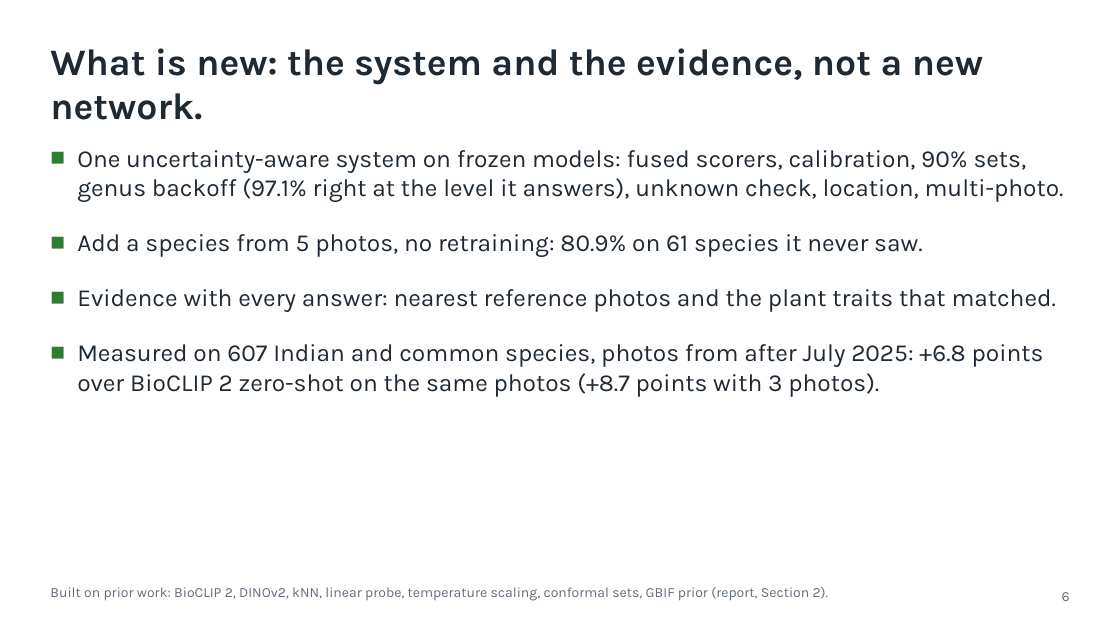
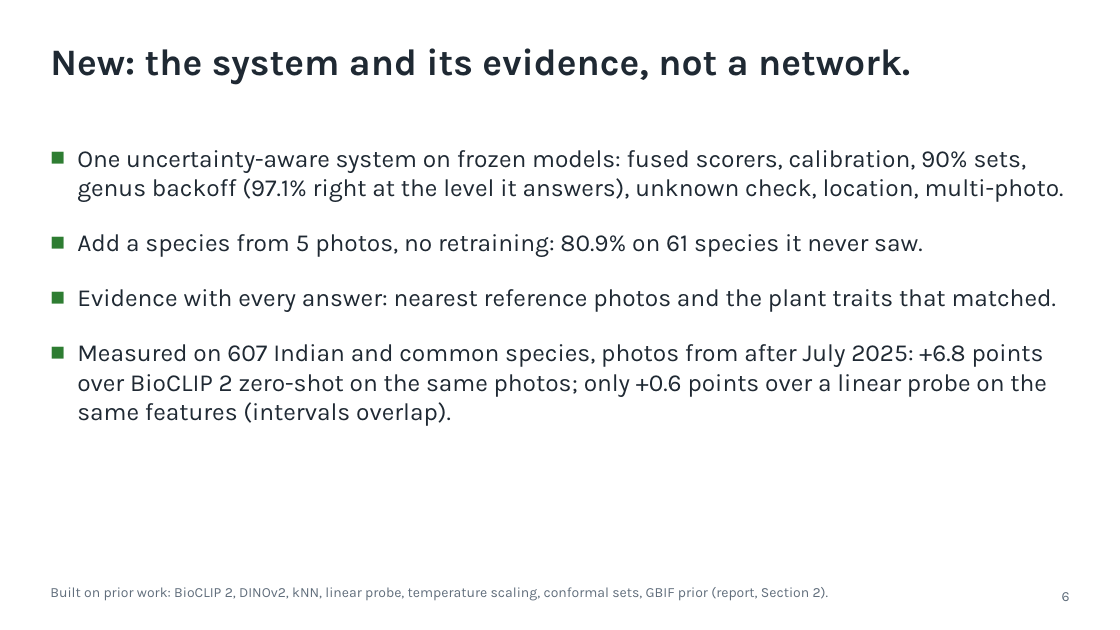
Before and after one commit to shadowBit01/Plant-Classifier-model, a slide deck: slide 6 of pitch/VanaLens.pptx. Drawn at 1120x630 pixels with LibreOffice and Linux fonts; fonts in the diff are those of the drawing. Boxes give left, top, right and bottom in pixels: in the first picture for what was removed or moved away, otherwise in the second. Text is boxed around its words. In the diff, an @@ line names an element or a change of style, - is before the commit and + after.

```diff
--- a/pitch/VanaLens.pptx
+++ b/pitch/VanaLens.pptx
@@ text at bbox=[50, 48, 910, 85]: text changed @@
-What is new: the system and the evidence, not a new network.
+New: the system and its evidence, not a network.
@@ text at bbox=[77, 344, 1047, 426]: text changed @@
-■ Measured on 607 Indian and common species, photos from after July 2025: +6.8 points over BioCLIP 2 zero-shot on the same photos (+8.7 points with 3 photos).
+■ Measured on 607 Indian and common species, photos from after July 2025: +6.8 points over BioCLIP 2 zero-shot on the same photos; only +0.6 points over a linear probe on the same features (intervals overlap).
```
Also in this commit, not shown: 13 other slides changed, 28 other files.
